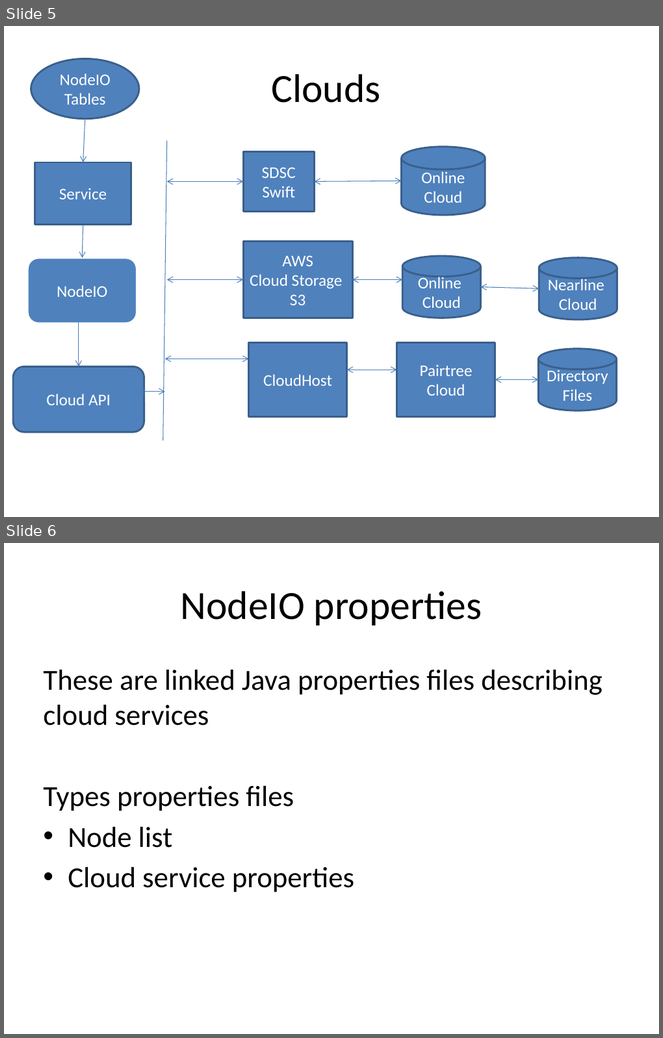
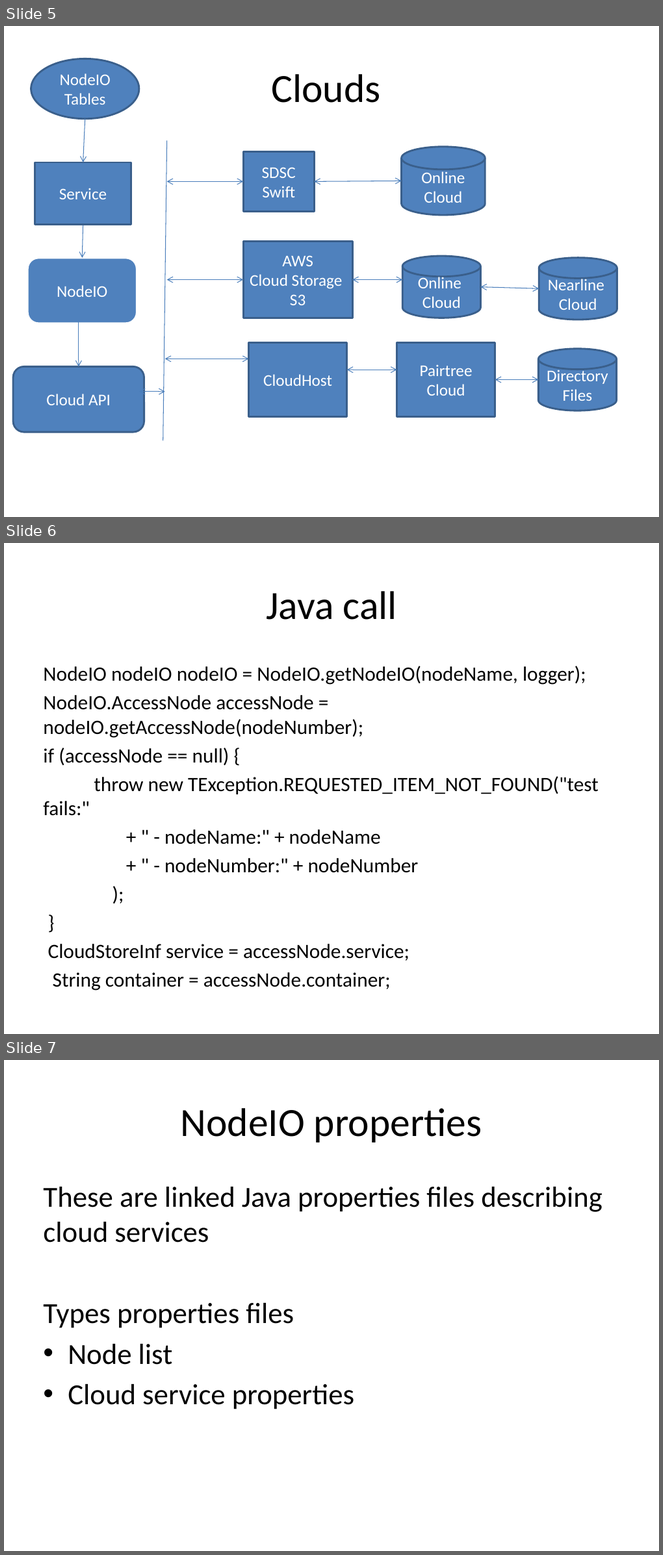
Before and after one commit to CDLUC3/mrt-cloud, a slide deck: doc/MerrittCloudNodeIO.pptx. Shown one above the other, each under a label of ours: slides 5 and 6 before the commit, slides 5, 6 and 7 after it. The pictures are 663x1038 and 663x1555 pixels, drawn with LibreOffice and Linux fonts; fonts in the diff are those of the drawing. Boxes give left, top, right and bottom in pixels: in the first picture for what was removed or moved away, otherwise in the second. Text is boxed around its words. In the diff, an @@ line names an element or a change of style, - is before the commit and + after.

Commit message:
up to date

```diff
--- a/doc/MerrittCloudNodeIO.pptx
+++ b/doc/MerrittCloudNodeIO.pptx
@@ slide 6 added at (4, 543, 659, 1034), background #FFFFFF @@
@@ title added at (266, 591, 397, 620), 44 pt, text #000000 @@
+Java call
@@ text added at (43, 666, 599, 991), 22.4 pt, text #000000 @@
+NodeIO nodeIO nodeIO = NodeIO.getNodeIO(nodeName, logger);
+NodeIO.AccessNode accessNode = nodeIO.getAccessNode(nodeNumber);
+if (accessNode == null) {
+throw new TException.REQUESTED_ITEM_NOT_FOUND("test fails:"
++ " - nodeName:" + nodeName
++ " - nodeNumber:" + nodeNumber
+);
+}
+CloudStoreInf service = accessNode.service;
+String container = accessNode.container;
@@ what was slide 6 is now slide 7 @@
```
